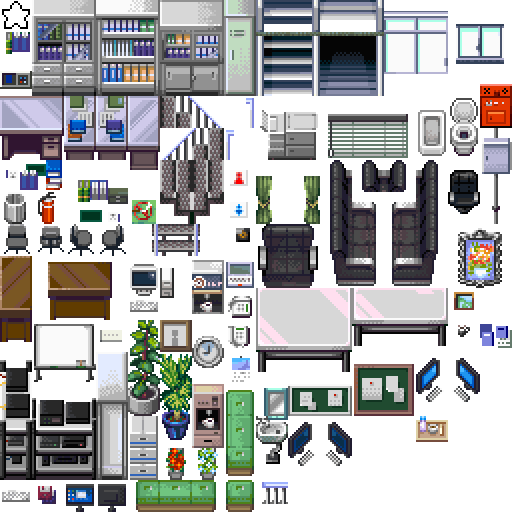
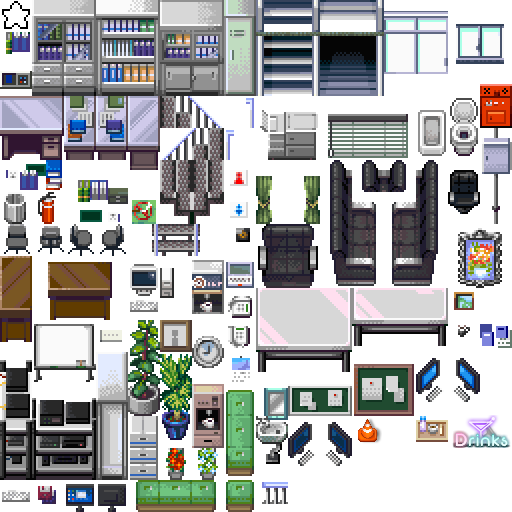
Layer changes from the first 512 × 512 image to the second:
painted on "tilesets_deviant_milkian_1.png" over bbox(358, 415, 511, 448)
